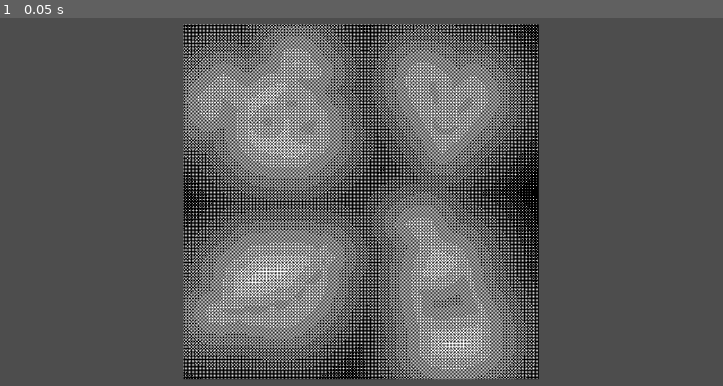
Above: before the commit, frame 1.
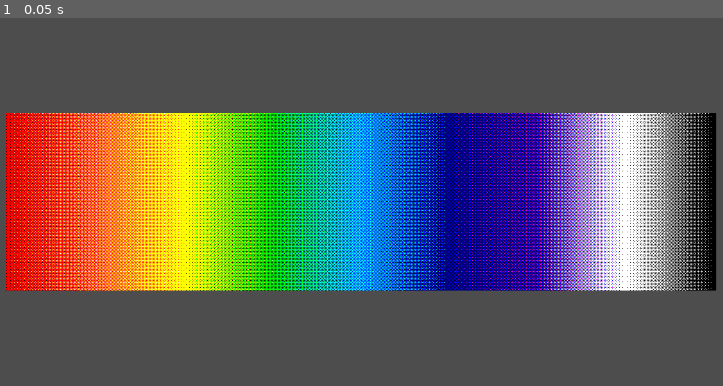
Above: after the commit, the same moment.

Repository: Eptwalabha/godot-shaders
Game: Godot game, scene res://2D/base2D.tscn
Same seed, same stepped clock (60 frames per second), same inputs: the game is played once before the commit and once after it. This scene is started directly instead of the project's main scene. The engine's default icon, where the game draws it, is replaced by a stand-in: a white triangle on a blue panel in a dark square.
Inputs:
- Up to frame 1 (0.05 s): no input

The runs differ from the first frame. In frame 1, 65% of the frame differs, in the area x 0-100%, y 1-99%.

Commit message:
dithering colors

Diff:
--- a/2D/base2D.tscn
+++ b/2D/base2D.tscn
@@ -1,8 +1,17 @@
-[gd_scene load_steps=4 format=3 uid="uid://cd8uwhn4iluwe"]
+[gd_scene load_steps=5 format=3 uid="uid://cd8uwhn4iluwe"]
 
-[ext_resource type="Texture2D" uid="uid://dnnho403u0ye0" path="res://assets/img-sdf/drawing.sdf.png" id="2_26uen"]
 [ext_resource type="Material" uid="uid://cjo0sa2sos3ey" path="res://2D/dithering/dithering.tres" id="2_lln77"]
 [ext_resource type="Material" uid="uid://dio1c6lpnar0v" path="res://2D/repeat-pattern/repeat.tres" id="3_qecbu"]
+
+[sub_resource type="Gradient" id="Gradient_0m6ru"]
+offsets = PackedFloat32Array(0, 0.125, 0.25, 0.375, 0.5, 0.625, 0.75, 0.875, 1)
+colors = PackedColorArray(0.866667, 0, 0, 1, 0.996078, 0.384314, 0.188235, 1, 0.996078, 0.964706, 0, 1, 0, 0.733333, 0, 1, 0, 0.607843, 0.996078, 1, 0, 0, 0.513726, 1, 0.188235, 0, 0.607843, 1, 1, 1, 1, 1, 0, 0, 0, 1)
+metadata/_snap_enabled = true
+metadata/_snap_count = 8
+
+[sub_resource type="GradientTexture2D" id="GradientTexture2D_el755"]
+gradient = SubResource("Gradient_0m6ru")
+width = 256
 
 [node name="Base2d" type="Node"]
 
@@ -10,7 +19,7 @@
 material = ExtResource("2_lln77")
 position = Vector2(600, 300)
 scale = Vector2(4, 4)
-texture = ExtResource("2_26uen")
+texture = SubResource("GradientTexture2D_el755")
 
 [node name="ColorRect" type="ColorRect" parent="."]
 visible = false
--- a/2D/dithering/dithering.gdshader
+++ b/2D/dithering/dithering.gdshader
@@ -1,6 +1,7 @@
 shader_type canvas_item;
 
 uniform float dithering_order : hint_range(0.0, 3.0, 1.0) = 2.0;
+uniform float grayscale_amount : hint_range(0.0, 1.0) = 0.0;
 
 const float[64] dither_pattern = {
 	     0.0,      0.5,    0.125,    0.625,  0.03125,  0.53125,  0.15625,  0.65625,
@@ -13,13 +14,21 @@
 	0.984375, 0.484375, 0.859375, 0.359375, 0.953125, 0.453125, 0.828125, 0.328125
 };
 
+float dither_value(vec2 coord) {
+	return dither_pattern[int(coord.x) + int(coord.y) * 8];
+}
+
 float grayscale(vec4 color) {
 	return 0.3 * color.r + 0.59 * color.g + 0.11 * color.b;
 }
 
 void fragment() {
 	vec4 pixel_color = texture(TEXTURE, UV);
-	vec2 dither_coord = mod(FRAGCOORD.xy, vec2(pow(2.0, dithering_order)));
-	float dither_value = dither_pattern[int(dither_coord.x) + int(dither_coord.y) * 8];
-	COLOR = vec4(vec3(float(grayscale(pixel_color) > dither_value)), pixel_color.a);
+	pixel_color.rgb = mix(pixel_color.rgb, vec3(grayscale(pixel_color)), grayscale_amount);
+	vec2 coord = mod(FRAGCOORD.xy, vec2(pow(2.0, dithering_order)));
+	float dither_value = dither_value(coord);
+	COLOR.r = float(pixel_color.r > dither_value);
+	COLOR.g = float(pixel_color.g > dither_value);
+	COLOR.b = float(pixel_color.b > dither_value);
+	COLOR.a = pixel_color.a;
 }
--- a/2D/dithering/dithering.tres
+++ b/2D/dithering/dithering.tres
@@ -4,4 +4,5 @@
 
 [resource]
 shader = ExtResource("1_kid6o")
-shader_parameter/dithering_order = 2.0
+shader_parameter/dithering_order = 3.0
+shader_parameter/grayscale_amount = 0.0
